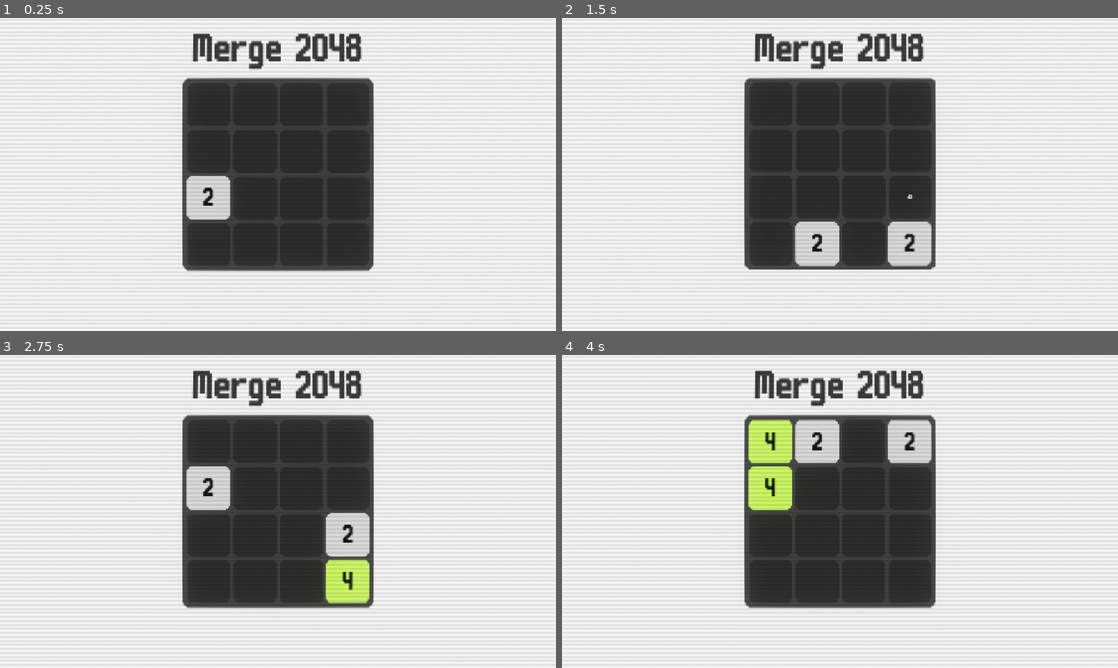
Above: before the commit, frames 1-4 (two rows, left to right).
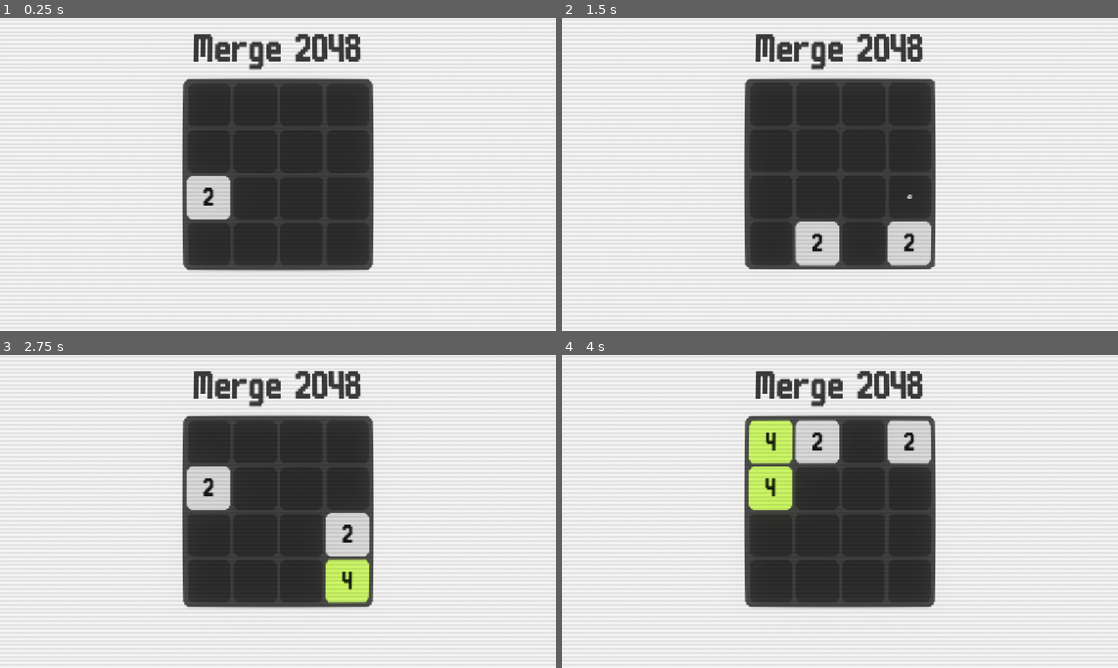
Above: after the commit, the same moments.

Repository: ancoder-games/2048
Game: Godot game, scene res://src/core/main/main.tscn
Two runs of this game, one before a commit and one after it. Both use one fixed random seed, a clock stepped at 60 frames per second and the inputs below. The engine's default icon, where the game draws it, is replaced by a stand-in: a white triangle on a blue panel in a dark square.
Inputs (mouse positions are in pixels of both pictures, inside the frame that each line leads up to):
- Up to frame 1 (0.25 s): no input
- Up to frame 2 (1.5 s): tap Enter (ui_accept) at 0.5, 0.77, 1.25 s; move the mouse to (962, 158) at 0.52 s; hold Right (right) 0.53-1.28 s; tap Alt at 0.6 s; click (962, 158) at 0.67 s; move the mouse to (728, 190) at 1.27 s; hold Down (down) from 1.28 s (still down); tap Shift at 1.35 s
- Up to frame 3 (2.75 s): tap Enter (ui_accept) at 1.52, 2 s; move the mouse to (333, 442) at 2.02 s; release Down (down) at 2.03 s; hold Right (right) from 2.03 s (still down); tap Alt at 2.1 s
- Up to frame 4 (4 s): tap Enter (ui_accept) at 2.75, 3.02, 3.5, 3.77 s; move the mouse to (812, 574) at 2.77 s; release Right (right) at 2.78 s; hold Up (up) 2.78-3.53 s; tap Shift at 2.85 s; click (812, 574) at 2.92 s; move the mouse to (1006, 558) at 3.52 s; hold Left (left) from 3.53 s (still down); tap Alt at 3.6 s

The runs differ from the first frame. In frame 1, 1.3% of the frame differs, in the area x 32-68%, y 4-81%; in frame 2, 1.4%; in frame 3, 1.5%; in frame 4, 1.7%.

Commit message:
make postprocessing a little stronger

Diff:
--- a/src/gameplay/post_processing/post_processing.tscn
+++ b/src/gameplay/post_processing/post_processing.tscn
@@ -4,7 +4,7 @@
 
 [sub_resource type="ShaderMaterial" id="ShaderMaterial_77k5f"]
 shader = ExtResource("1_8p82q")
-shader_parameter/curvature = 0.01200000057
+shader_parameter/curvature = 0.02400000114
 shader_parameter/scanlines = 0.150000007125
 shader_parameter/scanline_size = 4.000000095
 shader_parameter/brightness = 1.20000003325
